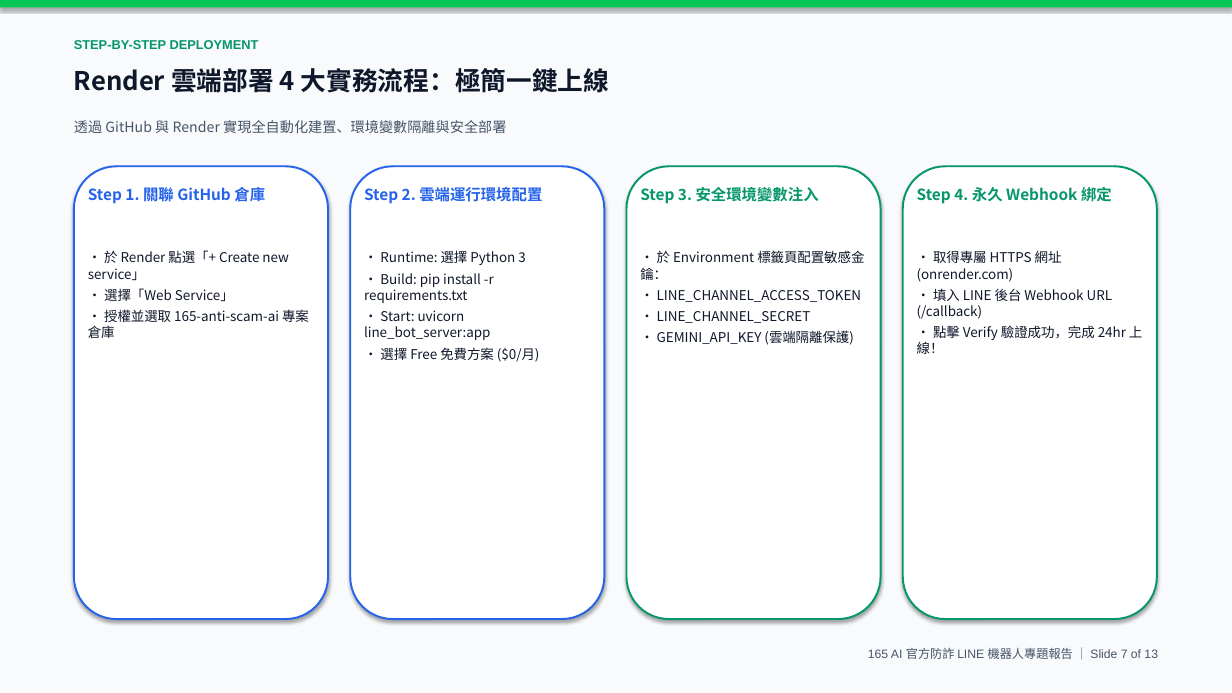
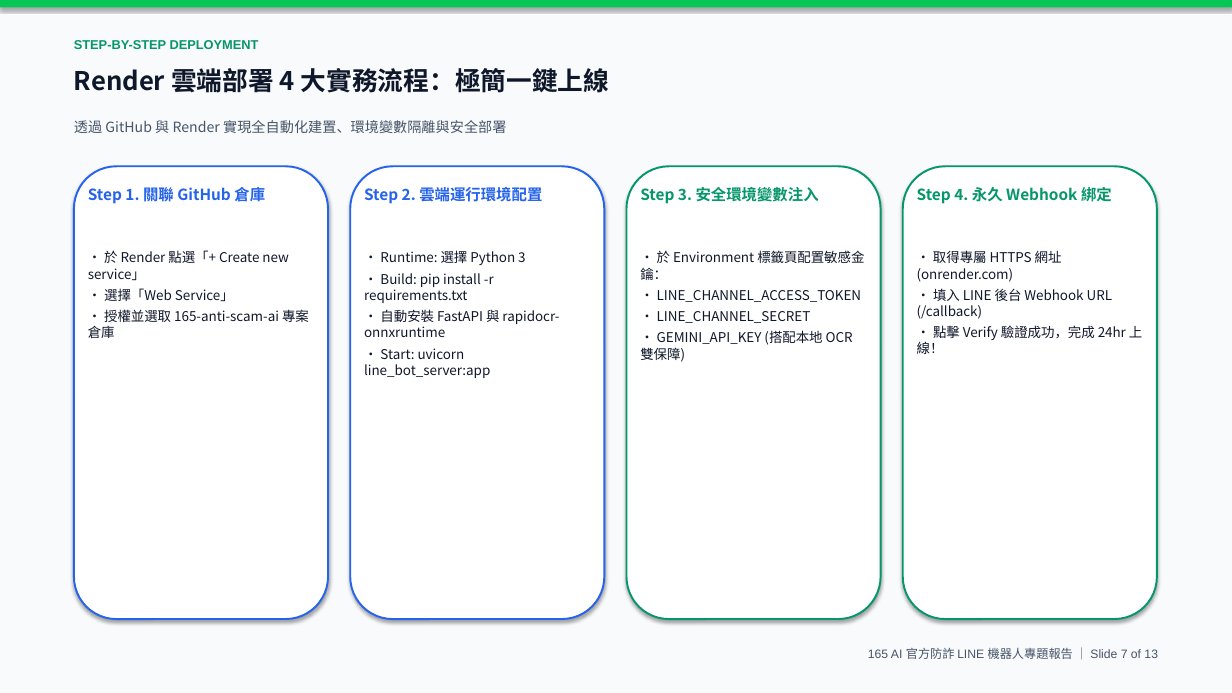
Before and after one commit to alex0647-star/165-anti-scam-ai, a slide deck: slide 7 of LINE官方防詐機器人_專題簡報.pptx. Drawn at 1232x693 pixels with LibreOffice and Linux fonts; fonts in the diff are those of the drawing. Boxes give left, top, right and bottom in pixels: in the first picture for what was removed or moved away, otherwise in the second. Text is boxed around its words. In the diff, an @@ line names an element or a change of style, - is before the commit and + after.

```diff
--- a/LINE官方防詐機器人_專題簡報.pptx
+++ b/LINE官方防詐機器人_專題簡報.pptx
@@ text at bbox=[364, 309, 559, 337]: paragraph added @@
+• 自動安裝 FastAPI 與 rapidocr-onnxruntime
@@ text at bbox=[380, 347, 540, 362]: paragraph removed @@
-• 選擇 Free 免費方案 ($0/月)
@@ text at bbox=[640, 330, 853, 362]: text changed @@
-• GEMINI_API_KEY (雲端隔離保護)
+• GEMINI_API_KEY (搭配本地 OCR 雙保障)
```
Also in this commit, not shown: 12 other slides changed, 3 other files.
